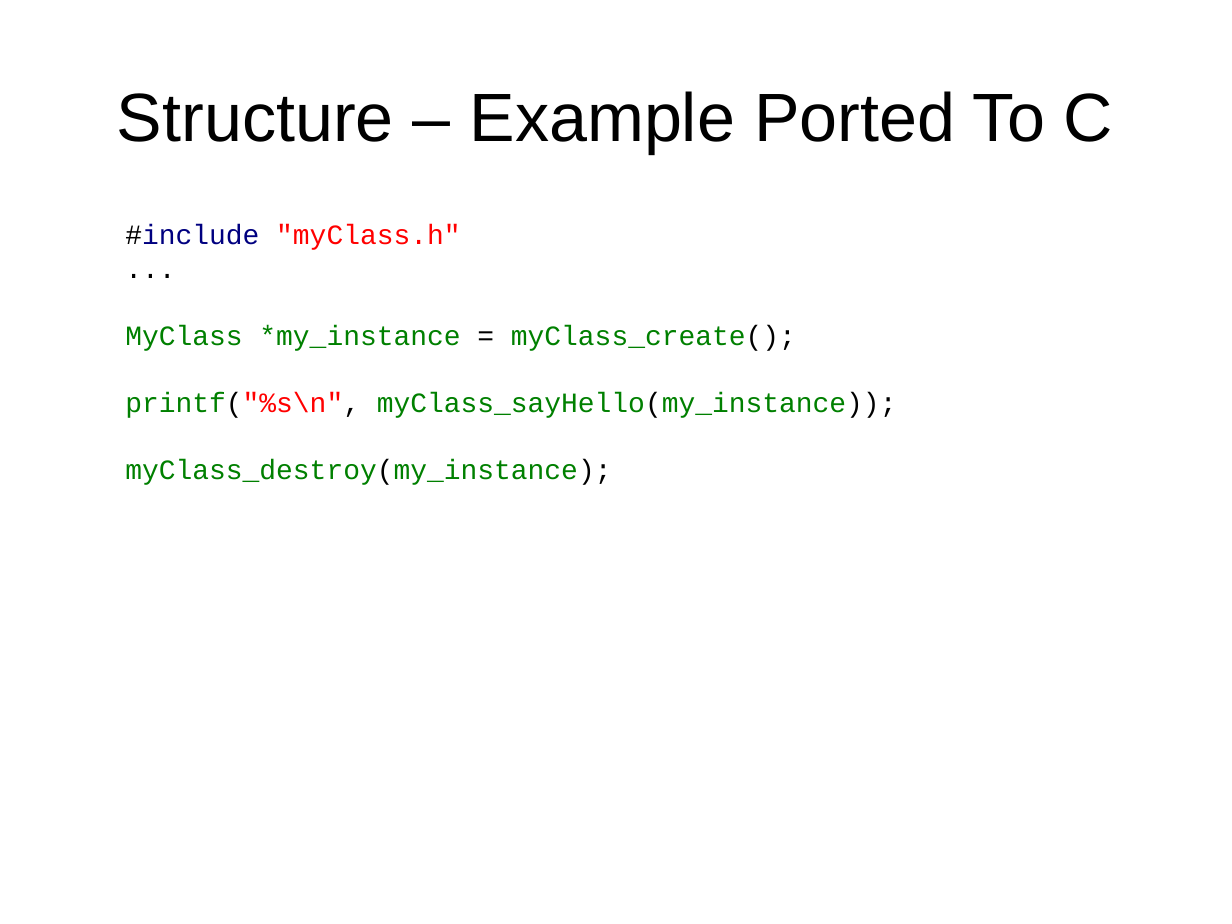
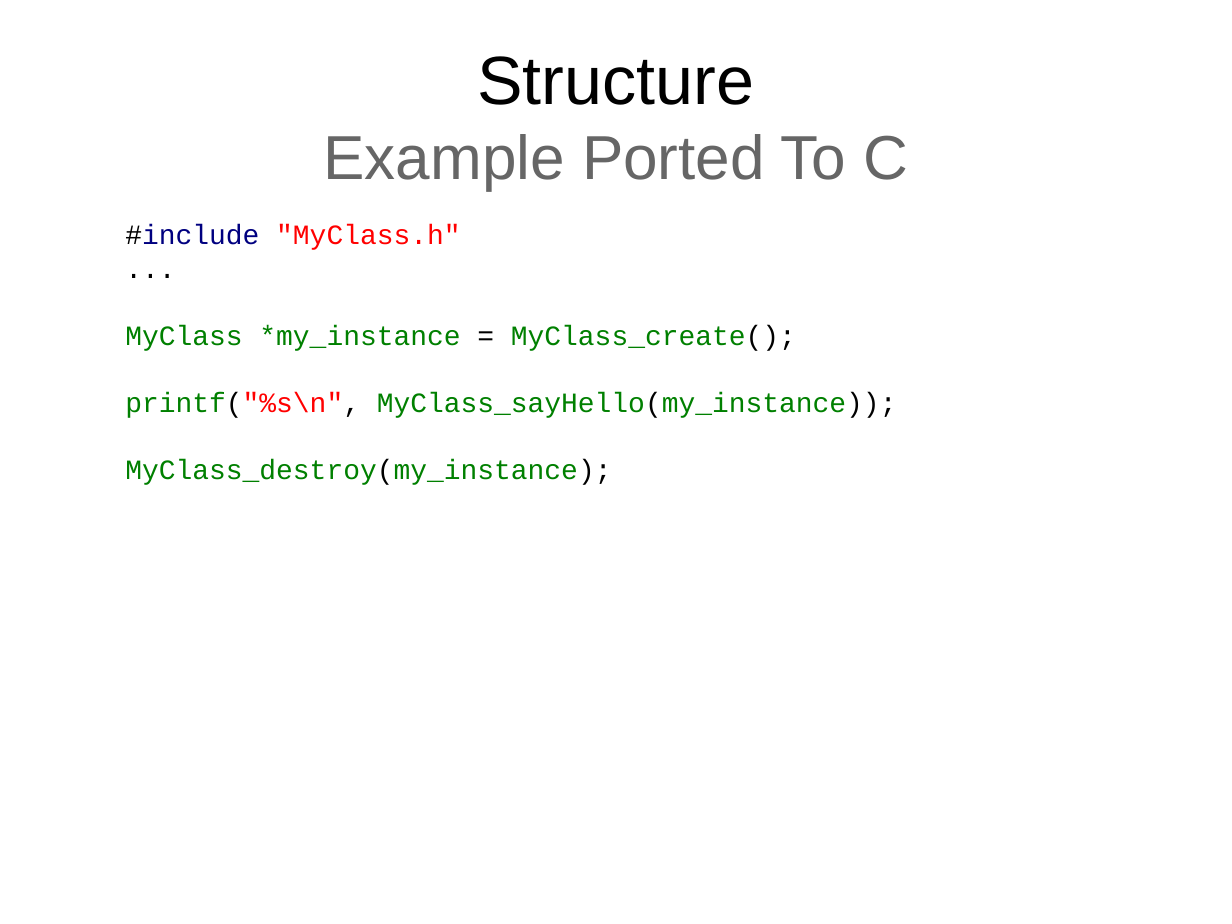
Before and after one commit to samba2/modern_c, a slide deck: slide 19 of modern_c.odp (slide 18 before the commit). Drawn at 1232x924 pixels with LibreOffice and Linux fonts; fonts in the diff are those of the drawing. Boxes give left, top, right and bottom in pixels: in the first picture for what was removed or moved away, otherwise in the second. Text is boxed around its words. In the diff, an @@ line names an element or a change of style, - is before the commit and + after.

Commit message:
done with presentation !

```diff
--- a/modern_c.odp
+++ b/modern_c.odp
@@ title at [323, 56, 909, 191]: text changed; size 44 to 40 pt; text colour #000000 to #666666 @@
-Structure – Example Ported To C
+Structure
+Example Ported To C
@@ text at [125, 224, 460, 250]: text changed @@
-#include "myClass.h"
+#include "MyClass.h"
@@ text at [125, 325, 897, 485]: text changed @@
-MyClass *my_instance = myClass_create();
-printf("%s\n", myClass_sayHello(my_instance));
-myClass_destroy(my_instance);
+MyClass *my_instance = MyClass_create();
+printf("%s\n", MyClass_sayHello(my_instance));
+MyClass_destroy(my_instance);
```
Also in this commit, not shown: 37 other slides changed, 16 slides added, 1 slide removed.
